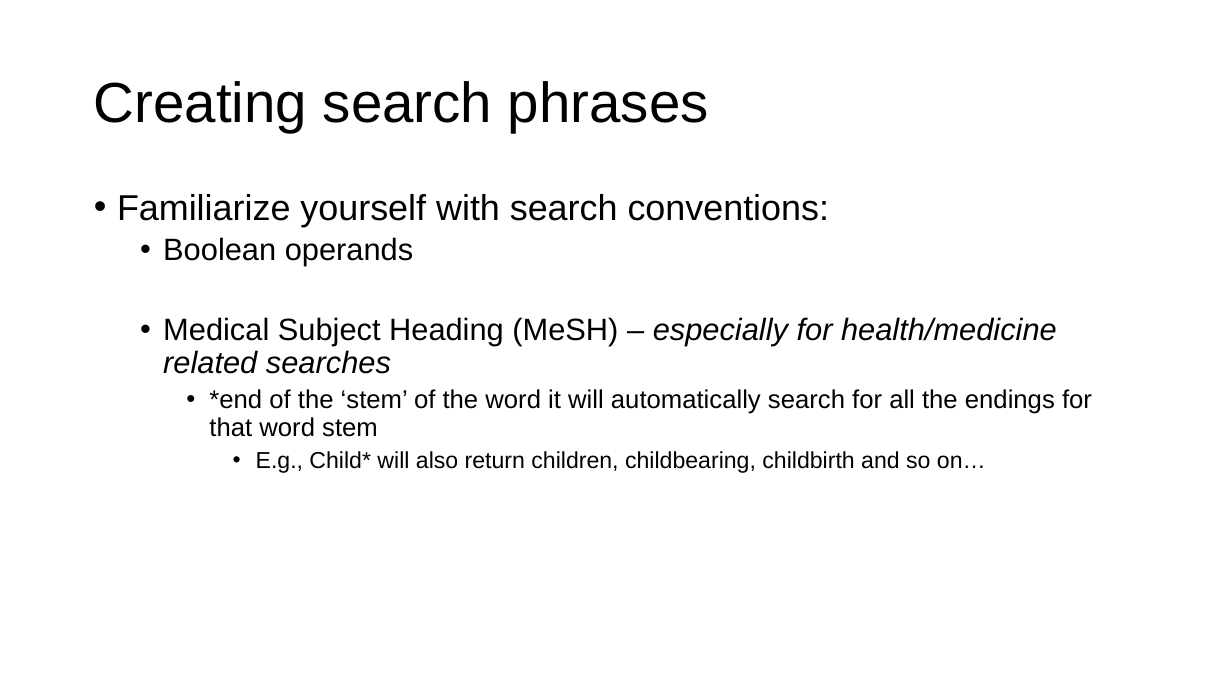
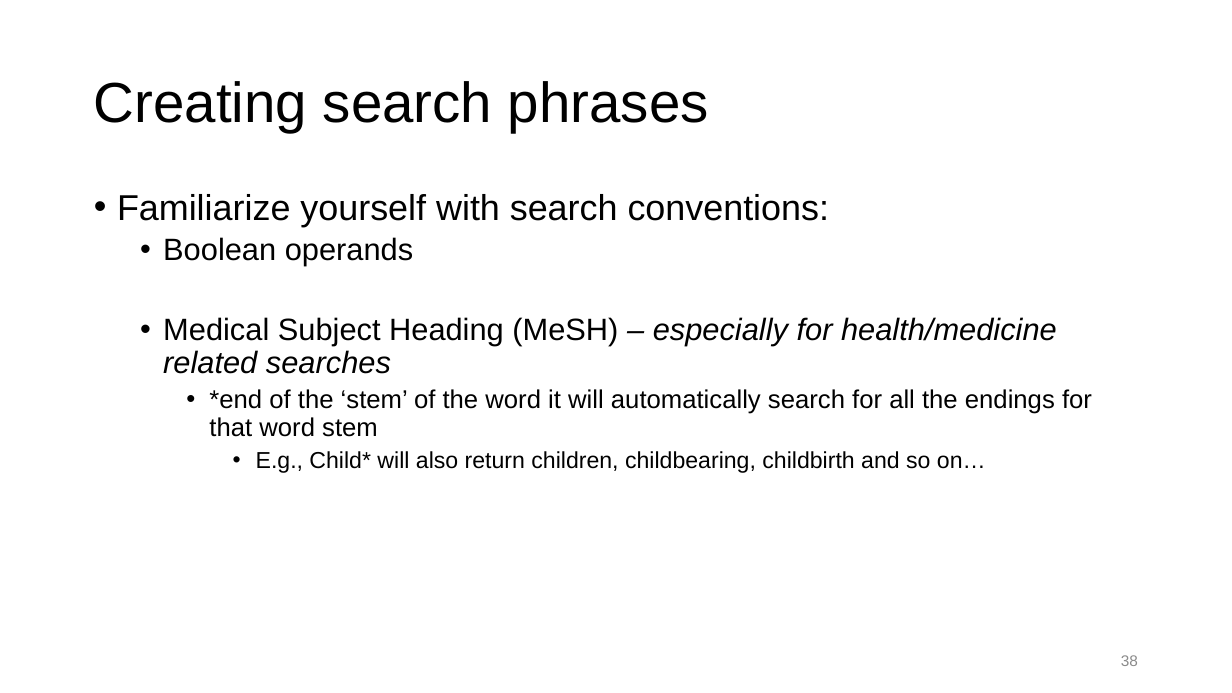
Before and after one commit to tmober/meta-workshop, a slide deck: slide 39 of 01_Intro_Systematic_Review_2021-07-06.pptx (slide 37 before the commit). Drawn at 1232x693 pixels with LibreOffice and Linux fonts; fonts in the diff are those of the drawing. Boxes give left, top, right and bottom in pixels: in the first picture for what was removed or moved away, otherwise in the second. Text is boxed around its words. In the diff, an @@ line names an element or a change of style, - is before the commit and + after.

```diff
--- a/01_Intro_Systematic_Review_2021-07-06.pptx
+++ b/01_Intro_Systematic_Review_2021-07-06.pptx
@@ page number added at (x1=1121, y1=655, x2=1138, y2=666), 12 pt, text #8C8C8C @@
+38
```
Also in this commit, not shown: 64 other slides changed, 2 slides added, 3 other files.
